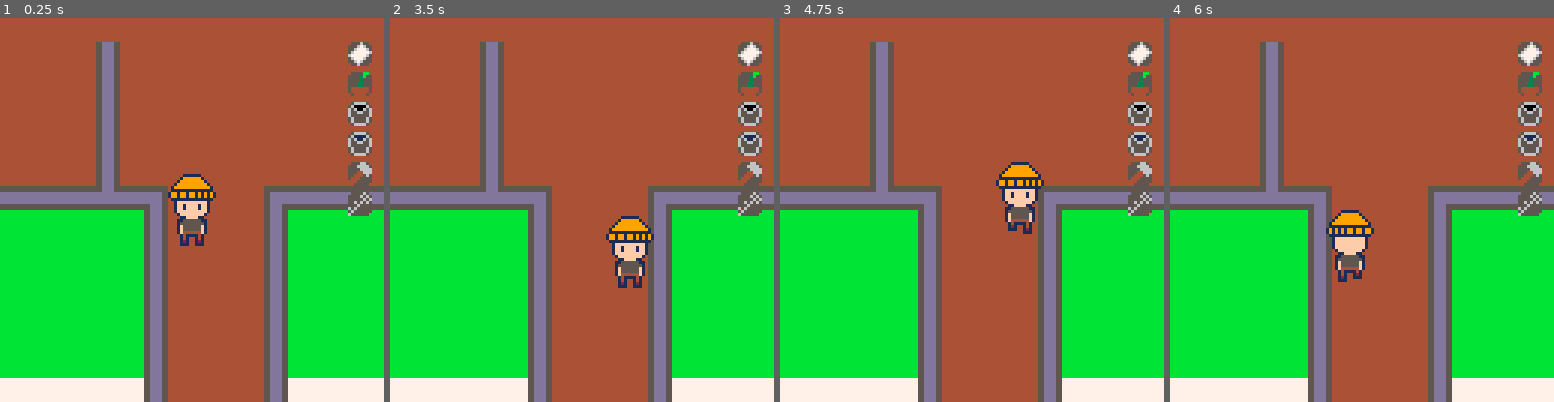
Above: before the commit, frames 1-4 (left to right).
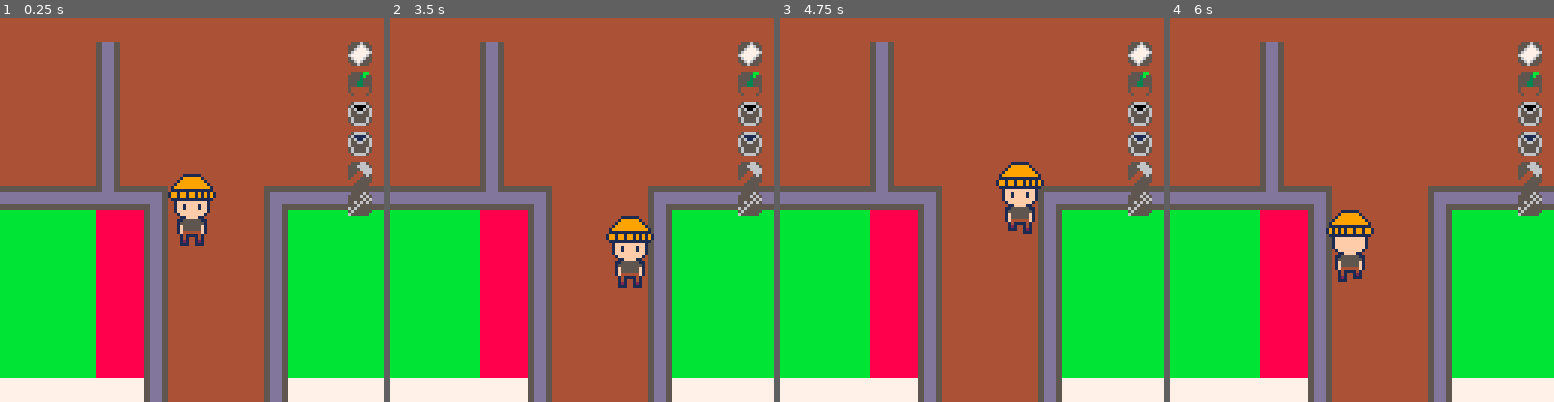
Above: after the commit, the same moments.

Repository: PaoloPortugal/one-last-visit
Game: PICO-8 cartridge mini-jam.p8
Two runs of this game, one before a commit and one after it. Both use one fixed random seed, a clock stepped at 60 frames per second and the inputs below.
Inputs:
- Up to frame 1 (0.25 s): no input
- Up to frame 2 (3.5 s): tap O (Z key) at 0.33, 0.7, 1.43, 2.22, 3.1 s; hold Left 1.97-2.37 s; hold Down 2.42-2.82 s; hold Right from 2.87 s (still down)
- Up to frame 3 (4.75 s): release Right at 3.53 s; hold Up 3.58-4.08 s; tap O (Z key) at 3.98 s; hold Right 4.13-4.53 s; hold Down from 4.58 s (still down)
- Up to frame 4 (6 s): tap O (Z key) at 4.87, 5.75 s; release Down at 5.08 s; hold Left 5.13-5.8 s; hold Up from 5.85 s (still down)

The runs differ from the first frame. In frame 1, 5.5% of the frame differs, in the area x 25-38%, y 50-94%; in frame 2, 5.5%; in frame 3, 5.5%; in frame 4, 5.5%.

Commit message:
Fixed the camera

Diff:
--- a/entities.lua
+++ b/entities.lua
@@ -314,8 +314,8 @@
         w=16, -- width
         h=16, -- height
 
-        snap_tile_x=11,
-        snap_tile_y=4,
+        snap_tile_x=6,
+        snap_tile_y=26,
 
         interactable=true,
         interacting=false,
@@ -465,8 +465,8 @@
 
         --min and max positions of camera.
         --the edges of the level.
-        pos_min={x=72,y=1},
-        pos_max={x=64*8-72,y=64*8-72},
+        pos_min={x=1,y=1},
+        pos_max={x=128*8,y=64*8},
 
         shake_remaining=0,
         shake_force=0,
--- a/mini-jam.p8
+++ b/mini-jam.p8
@@ -16,7 +16,7 @@
     s_x=29*8 -- spawn x position
     s_y=38*8 -- spawn y position
     player=make_player(s_x,s_y)
-    local chair=make_chair(5*8,5*8)
+    local chair=make_chair(8*8,30*8)
     cam=make_camera(player)
     messages={}
     objects={chair}
@@ -132,19 +132,19 @@
 00000000000000000000000000000000000000000000000000000000000000000000000000000000000000000000000000000000000000000000000000000000
 d3b3b3b3b3b3b3b3b3b3b3b3b3b3b3b3b3b3b3b3b3b3b3b3b3f2b3c344544454a3b3b3b3b3b3b3b3f2b3b3b3b3b3b3b3b3b3b3b3b3b3b3b3b3b3b3e300000000
 00000000000000000000000000000000000000000000000000000000000000000000000000000000000000000000000000000000000000000000000000000000
-f1838383838383838383838383838383838383838383838383838393455545559383838383838383f1838383838383838383838383838383838383f100000000
+f1838383838383838383838383838383838383838383838383f1f193455545559383838383838383f1838383838383838383838383838383838383f100000000
 00000000000000000000000000000000000000000000000000000000000000000000000000000000000000000000000000000000000000000000000000000000
-f1838383838383838383838383838383838383838383838383838393445444549383838383838383f1838383838383838383838383838383838383f100000000
+f1838383838383838383838383838383838383838383838383f1f193445444549383838383838383f1838383838383838383838383838383838383f100000000
 00000000000000000000000000000000000000000000000000000000000000000000000000000000000000000000000000000000000000000000000000000000
-f1838383838383838383838383838383838383838383838383838393455545559383838383838383f1838383838383838383838383838383838383f100000000
+f1838383838383838383838383838383838383838383838383f1f193455545559383838383838383f1838383838383838383838383838383838383f100000000
 00000000000000000000000000000000000000000000000000000000000000000000000000000000000000000000000000000000000000000000000000000000
-f1838383838383838383838383838383838383838383838383838393445444549383838383838383f1838383838383838383838383838383838383f100000000
+f1838383838383838383838383838383838383838383838383f1f193445444549383838383838383f1838383838383838383838383838383838383f100000000
 00000000000000000000000000000000000000000000000000000000000000000000000000000000000000000000000000000000000000000000000000000000
-f1838383838383838383838383838383838383838383838383838393455545559383838383838383f1838383838383838383838383838383838383f100000000
+f1838383838383838383838383838383838383838383838383f1f193455545559383838383838383f1838383838383838383838383838383838383f100000000
 00000000000000000000000000000000000000000000000000000000000000000000000000000000000000000000000000000000000000000000000000000000
-f1838383838383838383838383838383838383838383838383838393445444549383838383838383f1838383838383838383838383838383838383f100000000
+f1838383838383838383838383838383838383838383838383f1f193445444549383838383838383f1838383838383838383838383838383838383f100000000
 00000000000000000000000000000000000000000000000000000000000000000000000000000000000000000000000000000000000000000000000000000000
-f1838383838383838383838383838383838383838383838383838393455545559383838383838383f1838383838383838383838383838383838383f101000000
+f1838383838383838383838383838383838383838383838383f1f193455545559383838383838383f1838383838383838383838383838383838383f101000000
 00000000000000000000000000000000000000000000000000000000000000000000000000000000000000000000000000000000000000000000000000000000
 64646464646464646464646464646464646464646464646464646493445444549364646464646464646464646464646464646464646464646464646401000000
 00000000000000000000000000000000000000000000000000000000000000000000000000000000000000000000000000000000000000000000000000000000
